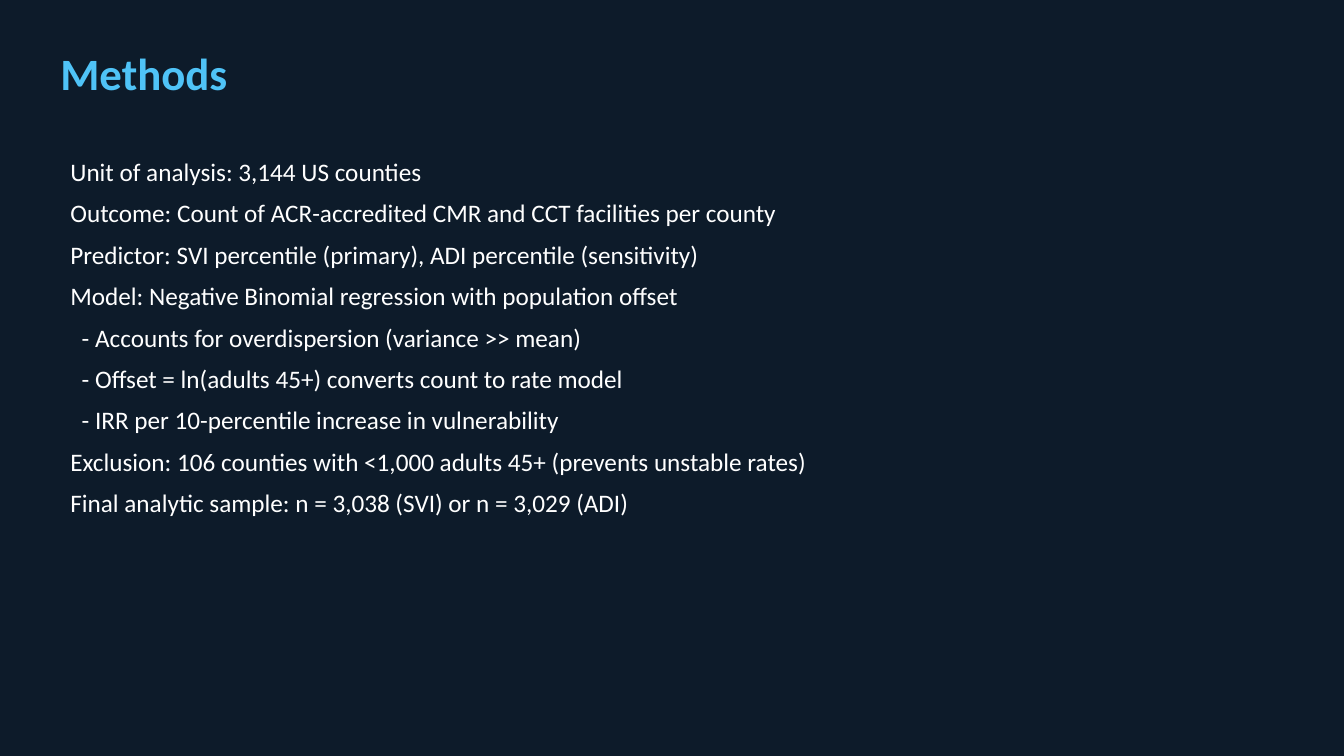
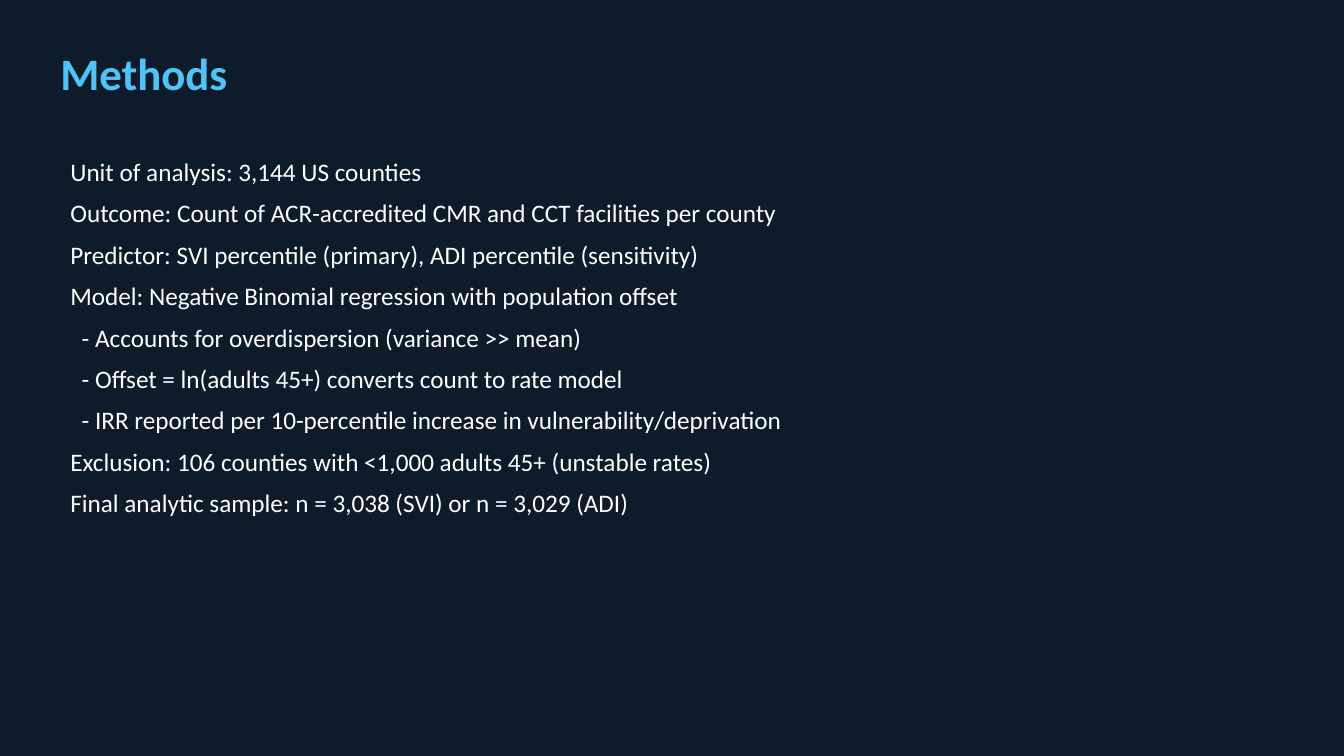
Before and after one commit to abdulrazakucc/geo-spatial-analysis, a slide deck: slide 3 of output/documents/ACR_Cardiac_Imaging_Presentation.pptx. Drawn at 1344x756 pixels with LibreOffice and Linux fonts; fonts in the diff are those of the drawing. Boxes give left, top, right and bottom in pixels: in the first picture for what was removed or moved away, otherwise in the second. Text is boxed around its words. In the diff, an @@ line names an element or a change of style, - is before the commit and + after.

Commit message:
Verify and correct all reported numbers against actual data
VERIFIED (all regression results confirmed accurate):
- SVI CMR: IRR=0.992, p=0.681 ✓
- SVI CCT: IRR=1.020, p=0.213 ✓
- ADI CMR: IRR=0.937, p=0.002 ✓
- ADI CCT: IRR=0.979, p=0.177 ✓
- All stratified/quartile models ✓

CORRECTED descriptive numbers:
- CMR facilities: 725 -> 687 (verified from analytic dataset)
- CCT facilities: 1,548 -> 1,481
- CMR counties: 299 -> 289 (9.2%)
- CCT counties: 553 -> 532 (16.9%)
- Zero CMR: 90.5% -> 90.8%
- Zero CCT: 82.4% -> 83.1%
- Metro counties: 1,173 -> 1,186 (37.7%)
- ADI AIC: 1,838 -> 1,831 (CMR), 3,068 -> 3,055 (CCT)
- SVI-ADI Pearson: 0.826 -> 0.822
- Spearman SVI-CCT: 0.023 -> 0.020

```diff
--- a/output/documents/ACR_Cardiac_Imaging_Presentation.pptx
+++ b/output/documents/ACR_Cardiac_Imaging_Presentation.pptx
@@ text at [70,411,780,475]: text changed @@
-- IRR per 10-percentile increase in vulnerability
-Exclusion: 106 counties with <1,000 adults 45+ (prevents unstable rates)
+- IRR reported per 10-percentile increase in vulnerability/deprivation
+Exclusion: 106 counties with <1,000 adults 45+ (unstable rates)
```
Also in this commit, not shown: 5 other slides changed, 5 other files.
